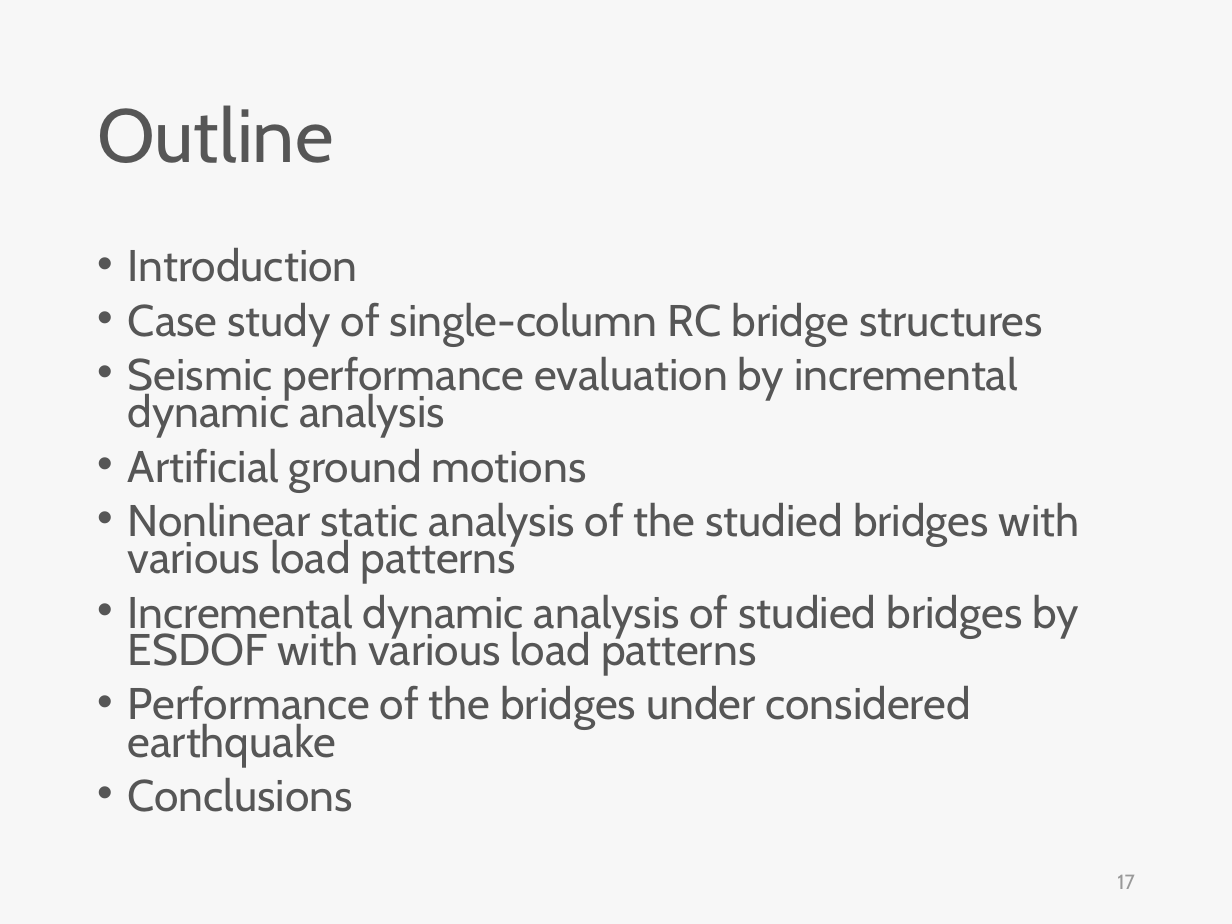
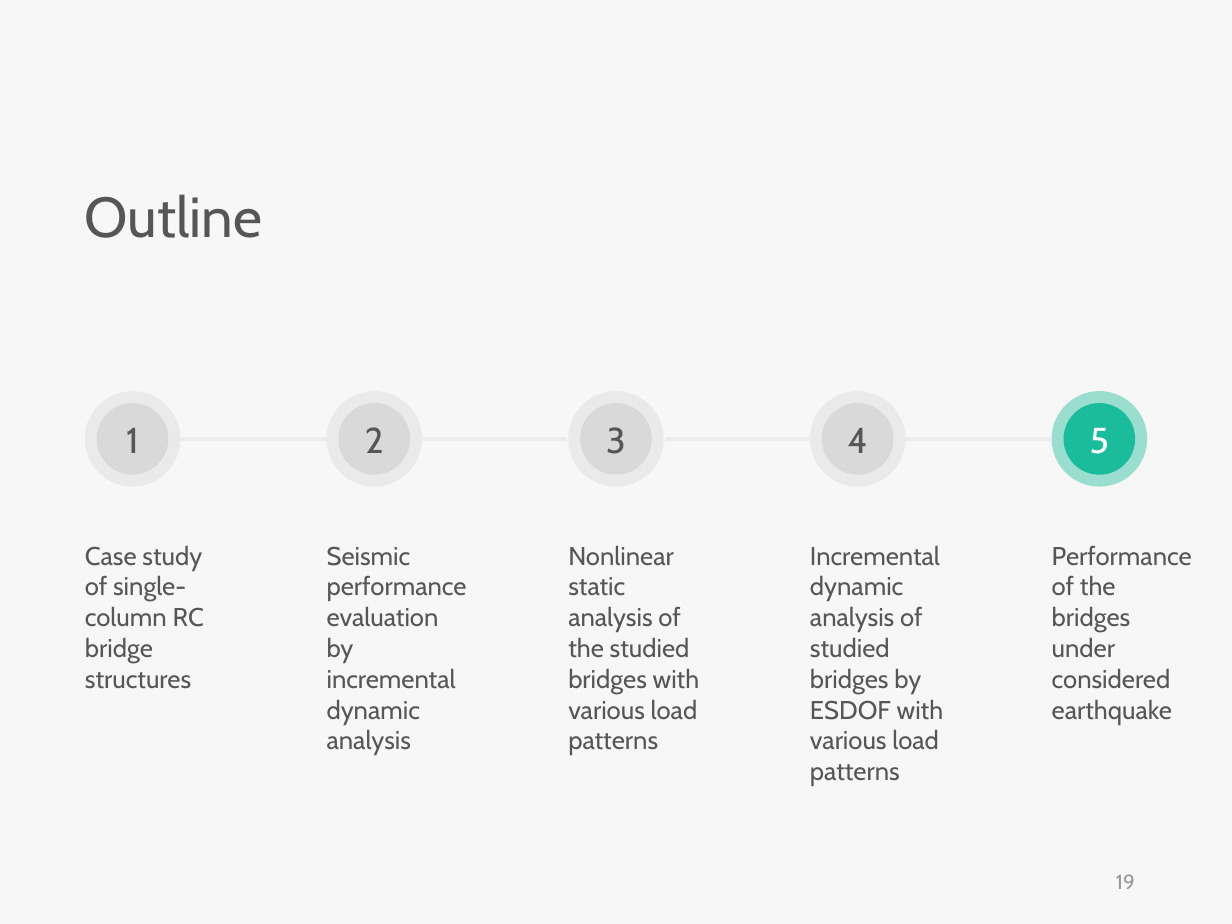
Before and after one commit to skyran1278/VbaProject, a slide deck: slide 19 of 20180126_SmartSplice/20180808_Meeting/Incremental dynamic analysis with multi-modes for seismic performance evaluation of RC bridges.pptx (slide 17 before the commit). Drawn at 1232x924 pixels with LibreOffice and Linux fonts; fonts in the diff are those of the drawing. Boxes give left, top, right and bottom in pixels: in the first picture for what was removed or moved away, otherwise in the second. Text is boxed around its words. In the diff, an @@ line names an element or a change of style, - is before the commit and + after.

```diff
--- a/20180126_SmartSplice/20180808_Meeting/Incremental dynamic analysis with multi-modes for seismic performance evaluation of RC bridges.pptx
+++ b/20180126_SmartSplice/20180808_Meeting/Incremental dynamic analysis with multi-modes for seismic performance evaluation of RC bridges.pptx
@@ text "Outline": place and size @@
-text "Outline" at bbox=[97, 105, 334, 163]
+text "Outline" at bbox=[85, 194, 262, 238]
@@ text "Outline" at bbox=[85, 194, 262, 238]: size 44 to 33 pt; more space between paragraphs; vertical alignment middle to top @@
@@ text removed at bbox=[128, 248, 1080, 812] @@
-• Introduction
-• Case study of single-column RC bridge structures
-• Seismic performance evaluation by incremental dynamic analysis
-• Artificial ground motions
-• Nonlinear static analysis of the studied bridges with various load patterns
-• Incremental dynamic analysis of studied bridges by ESDOF with various load patterns
-• Performance of the bridges under considered earthquake
-• Conclusions
@@ ellipse added at bbox=[85, 392, 180, 487], fill #D9D9D9 at 42% opacity, 21 pt, text #565656 @@
+1
@@ ellipse added at bbox=[97, 403, 169, 474], fill #D9D9D9 @@
@@ ellipse added at bbox=[326, 392, 421, 487], fill #D9D9D9 at 42% opacity, 21 pt, text #565656 @@
+2
@@ ellipse added at bbox=[339, 403, 410, 474], fill #D9D9D9 @@
@@ ellipse added at bbox=[568, 392, 663, 487], fill #D9D9D9 at 42% opacity, 21 pt, text #565656 @@
+3
@@ ellipse added at bbox=[580, 403, 652, 474], fill #D9D9D9 @@
@@ ellipse added at bbox=[809, 392, 904, 487], fill #D9D9D9 at 42% opacity, 21 pt, text #565656 @@
+4
@@ ellipse added at bbox=[822, 403, 893, 474], fill #D9D9D9 @@
@@ ellipse added at bbox=[1052, 392, 1147, 487], fill #1ABC9C at 42% opacity, 21 pt, text #FFFFFF @@
+5
@@ ellipse added at bbox=[1063, 403, 1135, 474], fill #1ABC9C @@
@@ line added from (906, 439) to (1052, 439), #EDECEC 2.25 pt @@
@@ text added at bbox=[85, 546, 204, 689], 15 pt, text #565656 @@
+Case study of single-column RC bridge structures
@@ text added at bbox=[327, 546, 467, 755], 15 pt, text #565656 @@
+Seismic performance evaluation by incremental dynamic analysis
@@ text added at bbox=[568, 546, 700, 755], 15 pt, text #565656 @@
+Nonlinear static analysis of the studied bridges with various load patterns
@@ text added at bbox=[810, 546, 944, 786], 15 pt, text #565656 @@
+Incremental dynamic analysis of studied bridges by ESDOF with various load patterns
@@ text added at bbox=[1052, 546, 1192, 724], 15 pt, text #565656 @@
+Performance of the bridges under considered earthquake
@@ page number at bbox=[1116, 874, 1135, 889]: text changed @@
-17
+19
```
Also in this commit, not shown: 6 other slides changed, 7 slides added, 36 slides removed, 3 other files.
